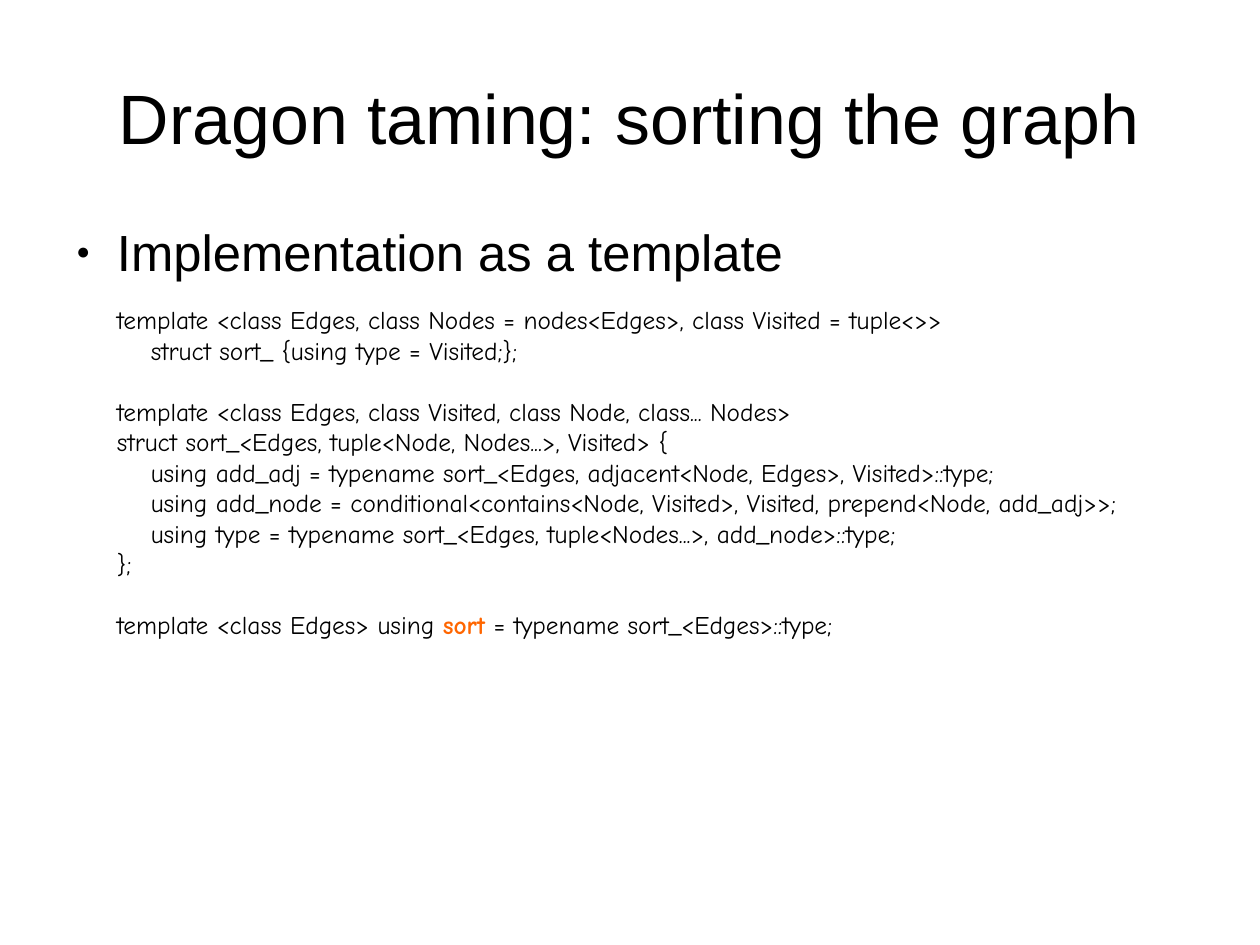
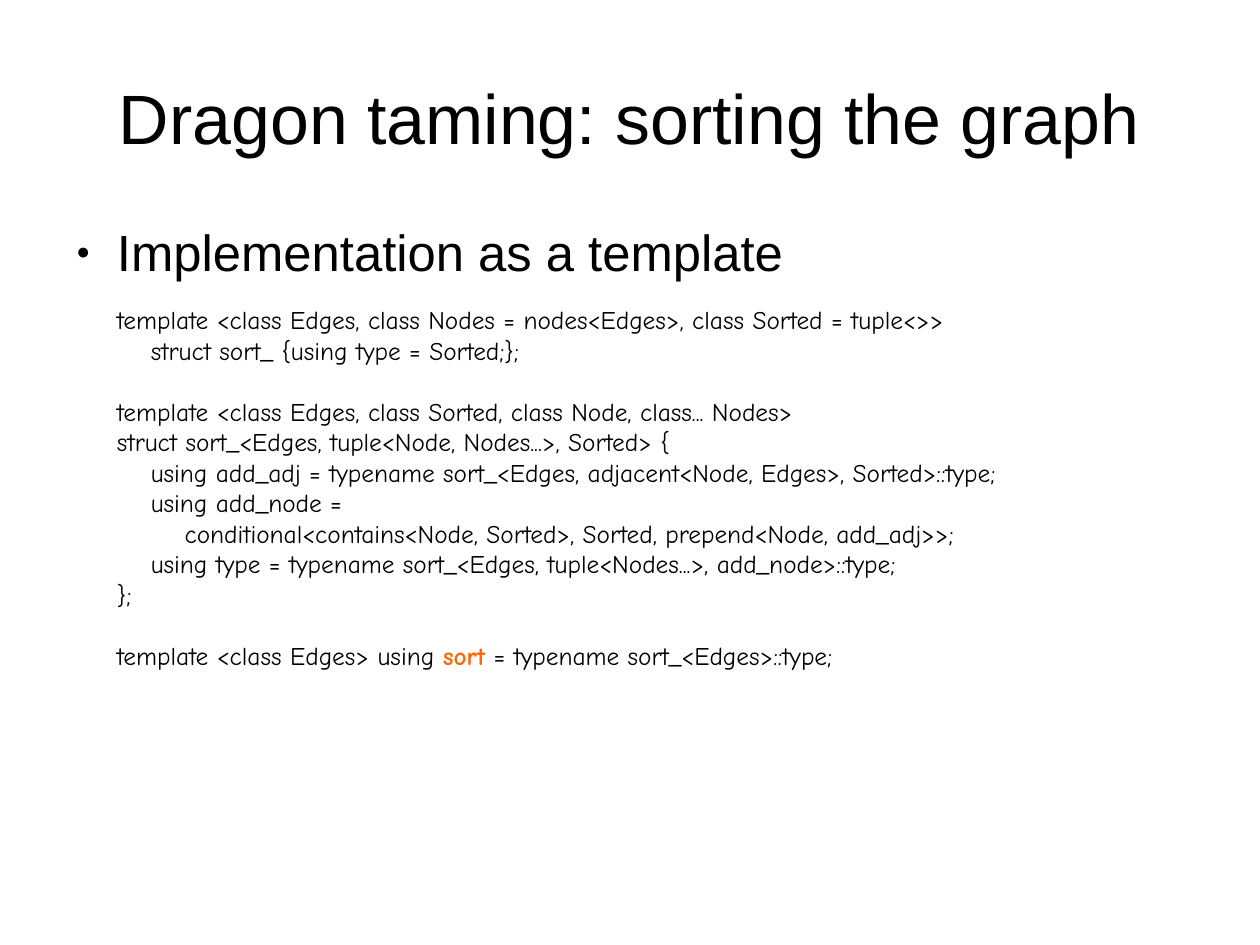
Before and after one commit to mikeseymour/wocca, a slide deck: slide 14 of docs/MikeSeymourACCU201709.odp. Drawn at 1260x945 pixels with LibreOffice and Linux fonts; fonts in the diff are those of the drawing. Boxes give left, top, right and bottom in pixels: in the first picture for what was removed or moved away, otherwise in the second. Text is boxed around its words. In the diff, an @@ line names an element or a change of style, - is before the commit and + after.

```diff
--- a/docs/MikeSeymourACCU201709.odp
+++ b/docs/MikeSeymourACCU201709.odp
@@ text at [117,311,996,548]: text changed @@
-template <class Edges, class Nodes = nodes<Edges>, class Visited = tuple<>>
-struct sort_ {using type = Visited;};
-template <class Edges, class Visited, class Node, class... Nodes>
-struct sort_<Edges, tuple<Node, Nodes...>, Visited> {
-using add_adj = typename sort_<Edges, adjacent<Node, Edges>, Visited>::type;
-using add_node = conditional<contains<Node, Visited>, Visited, prepend<Node, add_adj>>;
+template <class Edges, class Nodes = nodes<Edges>, class Sorted = tuple<>>
+struct sort_ {using type = Sorted;};
+template <class Edges, class Sorted, class Node, class... Nodes>
+struct sort_<Edges, tuple<Node, Nodes...>, Sorted> {
+using add_adj = typename sort_<Edges, adjacent<Node, Edges>, Sorted>::type;
+using add_node =
+conditional<contains<Node, Sorted>, Sorted, prepend<Node, add_adj>>;
```
Also in this commit, not shown: 7 other slides changed, 2 other files.
